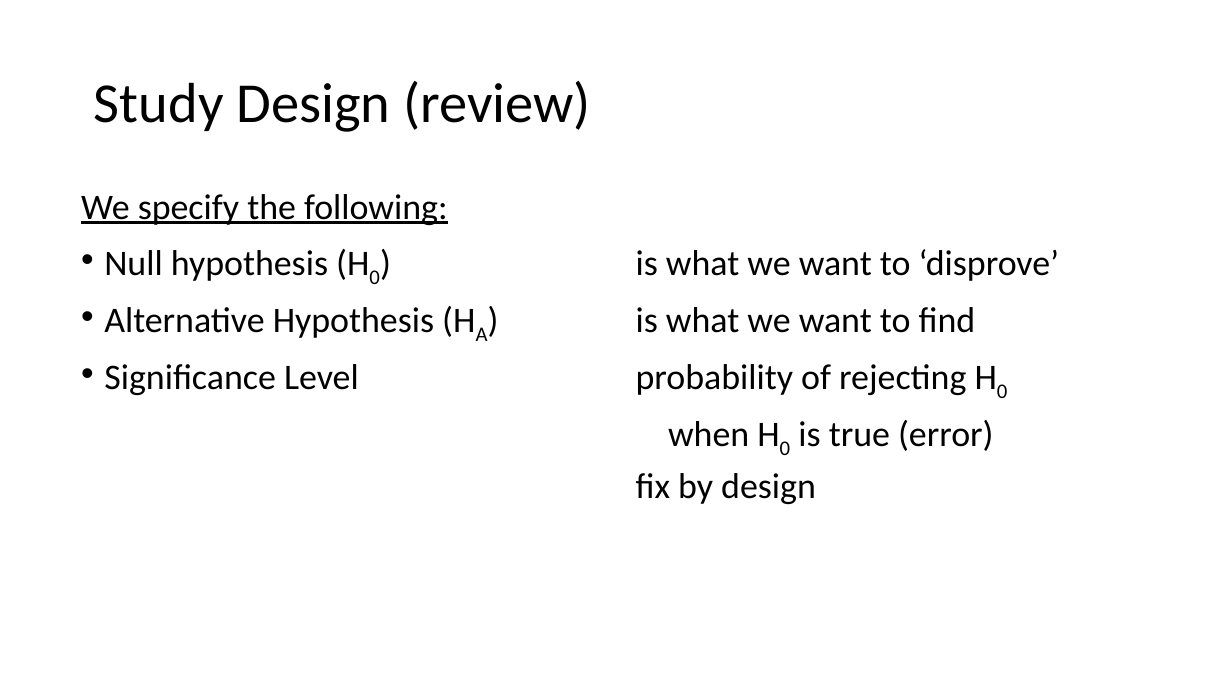
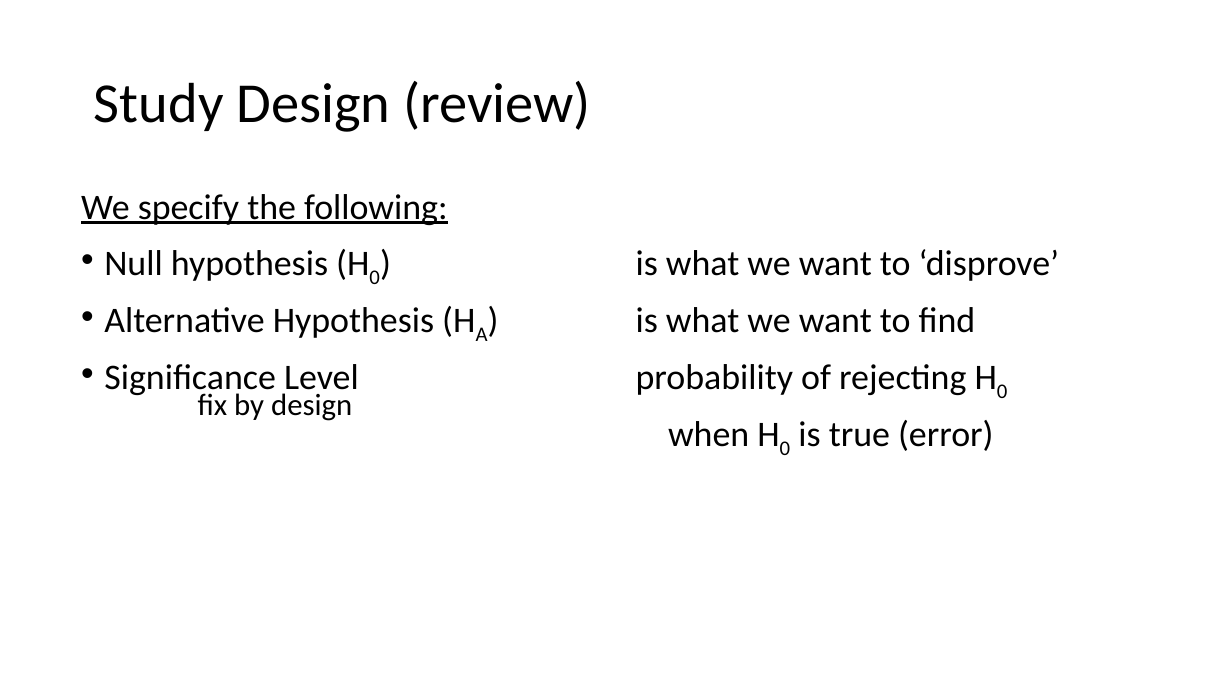
Before and after one commit to USCbiostats/LAsBEST, a slide deck: slide 7 of google-drive/week02/2Tues/1_lasbest-hypothesis-testing.pptx. Drawn at 1232x693 pixels with LibreOffice and Linux fonts; fonts in the diff are those of the drawing; background and template pictures are left out. Boxes give left, top, right and bottom in pixels: in the first picture for what was removed or moved away, otherwise in the second. Text is boxed around its words. In the diff, an @@ line names an element or a change of style, - is before the commit and + after.

Commit message:
update

```diff
--- a/google-drive/week02/2Tues/1_lasbest-hypothesis-testing.pptx
+++ b/google-drive/week02/2Tues/1_lasbest-hypothesis-testing.pptx
@@ text added at (198, 389, 352, 421), 24 pt, text #000000 @@
+fix by design
@@ text at (636, 473, 816, 504): paragraph removed @@
-fix by design
```
